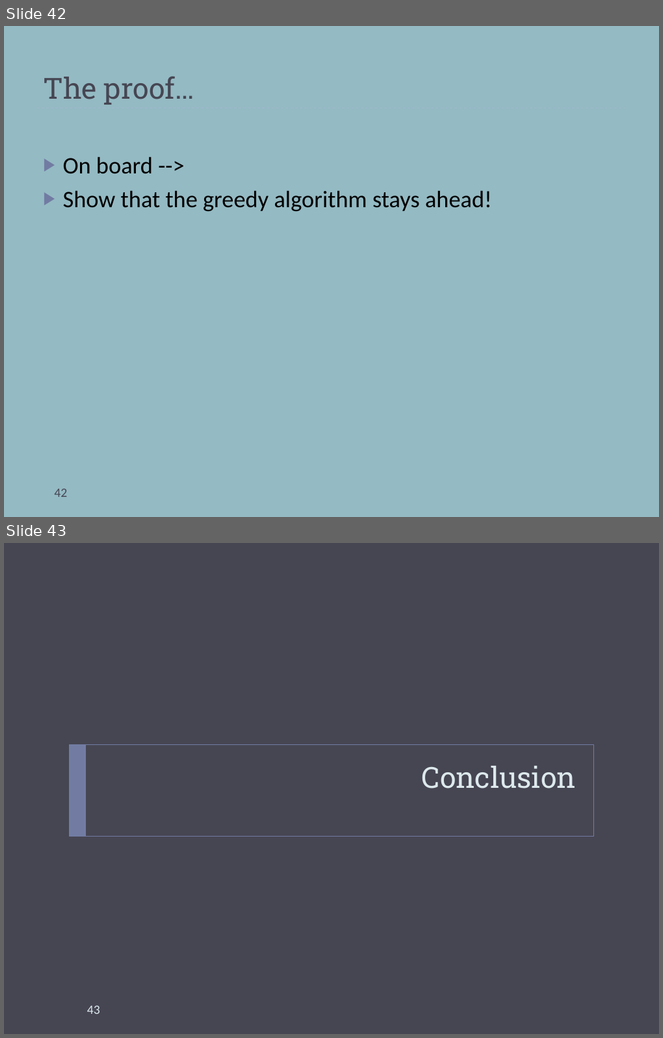
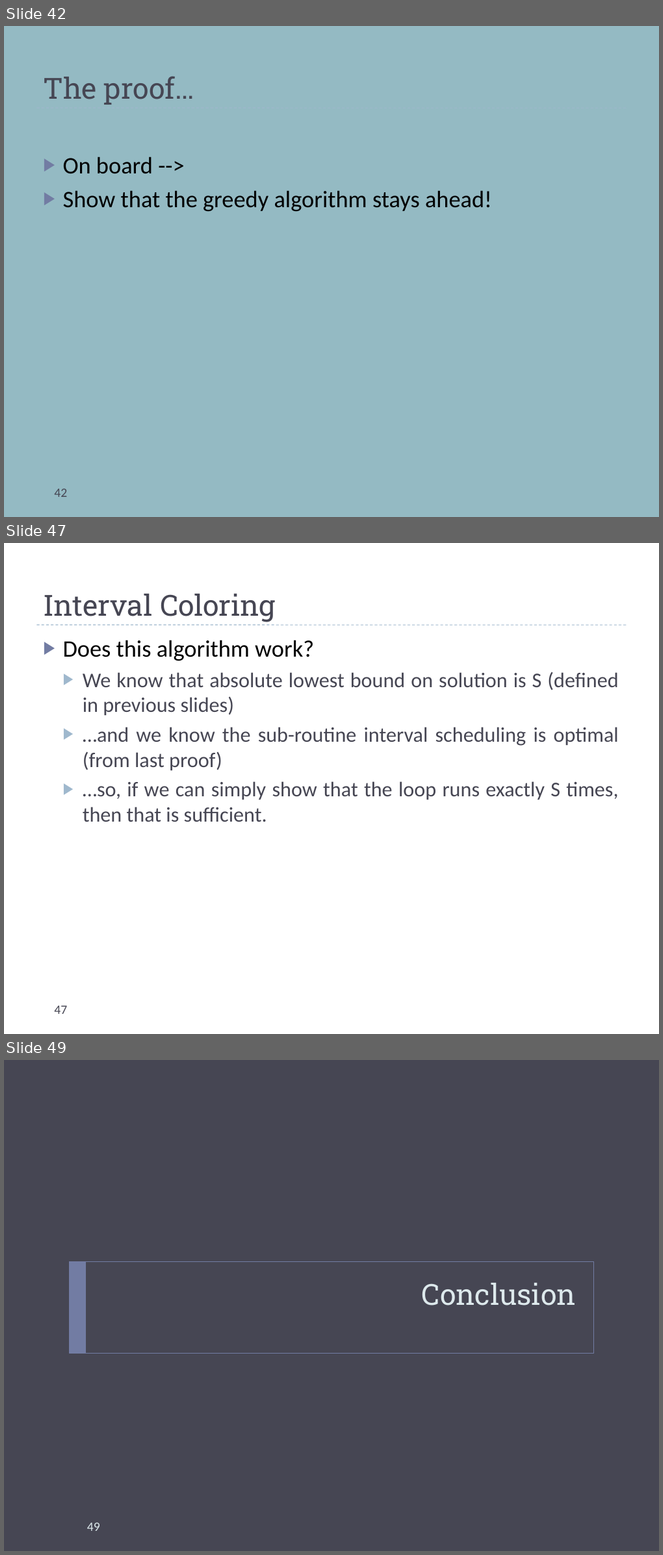
Before and after one commit to markfloryan/dsa2, a slide deck: slides/greedy.pptx. Shown one above the other, each under a label of ours: slides 42 and 43 before the commit, slides 42, 47 and 49 after it; the slides between them are not shown. The pictures are 663x1038 and 663x1555 pixels, drawn with LibreOffice and Linux fonts; fonts in the diff are those of the drawing. Boxes give left, top, right and bottom in pixels: in the first picture for what was removed or moved away, otherwise in the second. Text is boxed around its words. In the diff, an @@ line names an element or a change of style, - is before the commit and + after.

```diff
--- a/slides/greedy.pptx
+++ b/slides/greedy.pptx
@@ slide 47 added at [4,543,659,1034], background #FFFFFF; not listed: 1 template element that a slide beside it also shows @@
@@ title added at [43,594,276,622], 32 pt, text #464653 @@
+Interval Coloring
@@ text added at [63,640,619,822], 23 pt, text #464653 @@
+▶ Does this algorithm work?
+  ▶ We know that absolute lowest bound on solution is S (defined in previous slides)
+  ▶ …and we know the sub-routine interval scheduling is optimal (from last proof)
+  ▶ …so, if we can simply show that the loop runs exactly S times, then that is sufficient.
@@ page number added at [54,1006,67,1014], 14 pt, text #464653 @@
+47
@@ what was slide 43 is now slide 49 @@
@@ page number at [87,1523,100,1531]: text changed @@
-43
+49
```
Also in this commit, not shown: 1 slide changed, 5 other slides added, 2 other files.
